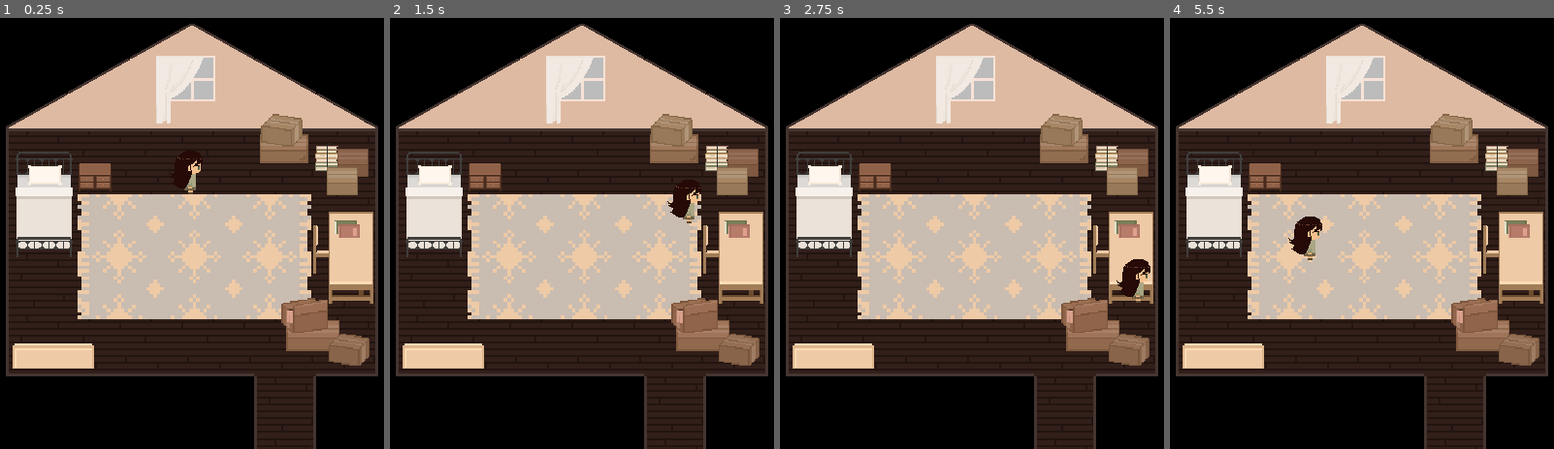
Above: before the commit, frames 1-4 (left to right).
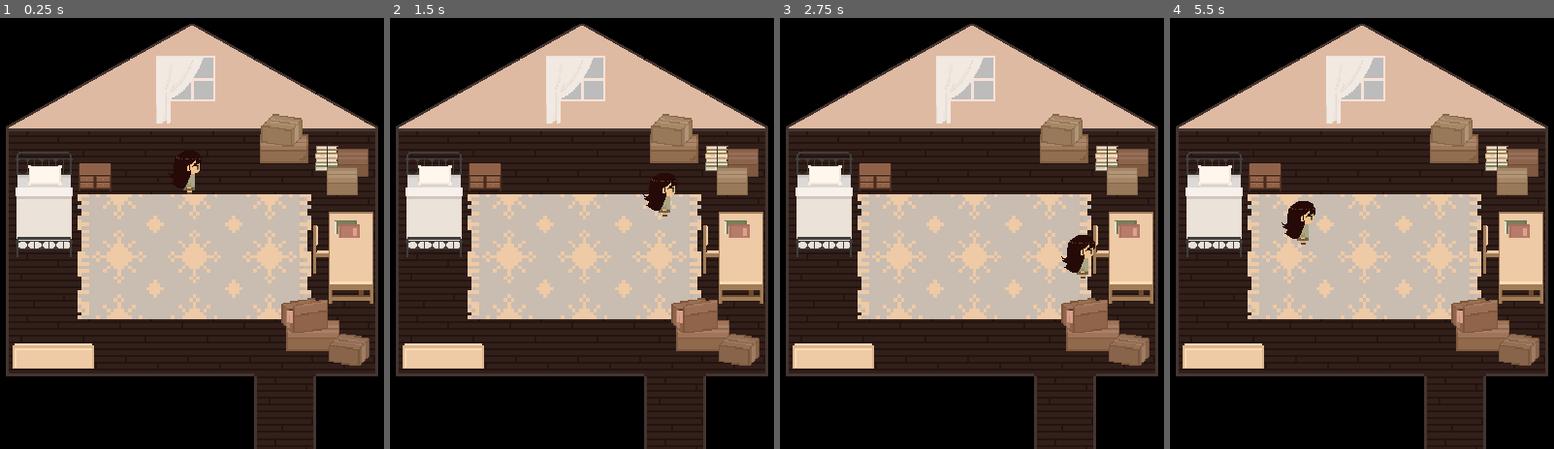
Above: after the commit, the same moments.

Repository: yashdhanore/Project_Attic_1.0
Game: Godot game, scene res://Stage1.tscn
The game is run twice, just before and just after one commit, with the same random seed, the same clock (stepped at 60 frames per second) and the same inputs.
Inputs:
- Up to frame 1 (0.25 s): no input
- Up to frame 2 (1.5 s): tap Enter at 0.5 s; hold Right (ui_right) 0.53-1.28 s; hold Down (ui_down) from 1.28 s (still down)
- Up to frame 3 (2.75 s): release Down (ui_down) at 2.03 s; hold Right (ui_right) from 2.03 s (still down)
- Up to frame 4 (5.5 s): tap Space at 2.75 s; release Right (ui_right) at 2.78 s; hold Up (ui_up) 2.78-3.53 s; hold Left (ui_left) 3.53-5.03 s; hold Down (ui_down) from 5.03 s (still down)

The runs differ from the first frame. In frame 1, less than 0.1% of the frame differs, in the area x 45-53%, y 32-41%; in frame 2, 0.7%; in frame 3, 1.0%, in the area x 73-97%, y 50-67%; in frame 4, 0.8%.

Commit message:
Added Collision

Diff:
--- a/Player/Player.gd
+++ b/Player/Player.gd
@@ -6,7 +6,7 @@
 const LEFT = Vector2(-1,0)
 const RIGHT = Vector2(1,0)
 var speed = 0
-const MAX_SPEED = 150
+const MAX_SPEED = 7000
 var velocity = Vector2()
 
 func _physics_process(delta):
@@ -29,4 +29,4 @@
 
 	velocity = speed * direction.normalized() * delta
 
-	move_and_collide(velocity)
+	move_and_slide(velocity)
--- a/Stage1.tscn
+++ b/Stage1.tscn
@@ -209,6 +209,27 @@
 } ]
 2/z_index = 0
 
+[sub_resource type="RectangleShape2D" id=13]
+extents = Vector2( 6.29065, 19.9977 )
+
+[sub_resource type="RectangleShape2D" id=14]
+extents = Vector2( 15.0103, 33.1452 )
+
+[sub_resource type="RectangleShape2D" id=15]
+extents = Vector2( 11.6443, 10 )
+
+[sub_resource type="RectangleShape2D" id=16]
+extents = Vector2( 11.3061, 10 )
+
+[sub_resource type="RectangleShape2D" id=17]
+extents = Vector2( 18.2228, 11.2374 )
+
+[sub_resource type="RectangleShape2D" id=18]
+extents = Vector2( 15.9724, 10 )
+
+[sub_resource type="RectangleShape2D" id=19]
+extents = Vector2( 14.9235, 12.7938 )
+
 [sub_resource type="SpriteFrames" id=11]
 animations = [ {
 "frames": [ ExtResource( 18 ), ExtResource( 19 ), ExtResource( 9 ) ],
@@ -221,30 +242,30 @@
 "name": "IdleFront",
 "speed": 0.0
 }, {
+"frames": [ ExtResource( 18 ) ],
+"loop": false,
+"name": "IdleBack",
+"speed": 0.0
+}, {
+"frames": [ ExtResource( 17 ), ExtResource( 14 ), ExtResource( 20 ) ],
+"loop": true,
+"name": "WalkLeft",
+"speed": 8.0
+}, {
+"frames": [ ExtResource( 12 ), ExtResource( 11 ), ExtResource( 13 ) ],
+"loop": true,
+"name": "WalkRight",
+"speed": 8.0
+}, {
+"frames": [ ExtResource( 15 ), ExtResource( 10 ), ExtResource( 16 ) ],
+"loop": true,
+"name": "WalkFront",
+"speed": 8.0
+}, {
 "frames": [ ExtResource( 12 ) ],
 "loop": false,
 "name": "IdleRight",
 "speed": 0.0
-}, {
-"frames": [ ExtResource( 15 ), ExtResource( 10 ), ExtResource( 16 ) ],
-"loop": true,
-"name": "WalkFront",
-"speed": 8.0
-}, {
-"frames": [ ExtResource( 12 ), ExtResource( 11 ), ExtResource( 13 ) ],
-"loop": true,
-"name": "WalkRight",
-"speed": 8.0
-}, {
-"frames": [ ExtResource( 18 ) ],
-"loop": false,
-"name": "IdleBack",
-"speed": 0.0
-}, {
-"frames": [ ExtResource( 17 ), ExtResource( 14 ), ExtResource( 20 ) ],
-"loop": true,
-"name": "WalkLeft",
-"speed": 8.0
 }, {
 "frames": [ ExtResource( 17 ) ],
 "loop": false,
@@ -253,8 +274,7 @@
 } ]
 
 [sub_resource type="CapsuleShape2D" id=12]
-radius = 16.8775
-height = 16.0
+height = 3.9361
 
 [node name="Stage 1" type="Control"]
 anchor_left = 0.5
@@ -307,17 +327,29 @@
 format = 1
 tile_data = PoolIntArray( 0, 0, 0, 1, 0, 0, 2, 0, 0, 3, 0, 0, 4, 0, 0, 5, 0, 0, 196608, 1, 0, 196609, 1, 0, 196610, 1, 0, 196611, 1, 0, 196613, 1, 0, 262148, 2, 0, 327684, 2, 0 )
 
-[node name="furniture for attic" type="Node2D" parent="."]
+[node name="furniture for attic" type="StaticBody2D" parent="."]
 
 [node name="bed" type="Sprite" parent="furniture for attic"]
 position = Vector2( 34.3861, 140.709 )
 scale = Vector2( 1.05024, 1.16659 )
 texture = ExtResource( 28 )
 
+[node name="StaticBody2D" type="StaticBody2D" parent="furniture for attic/bed"]
+
+[node name="CollisionPolygon2D" type="CollisionPolygon2D" parent="furniture for attic/bed/StaticBody2D"]
+position = Vector2( -1.52588e-05, -2.14301 )
+polygon = PoolVector2Array( -14.2555, -13.9594, -39.167, -53.358, 12.6028, -53.7483, 13.6728, 40.6513, 11.5328, 40.3302, 1.54639, 40.3302, -35.9027, 40.6513, -38.3993, 40.9724, -40.1826, 40.6513, -39.4693, -54.0694 )
+
 [node name="dresser" type="Sprite" parent="furniture for attic"]
 modulate = Color( 0.941176, 0.796078, 0.796078, 1 )
 position = Vector2( 38.4521, 133.268 )
 texture = ExtResource( 30 )
+
+[node name="StaticBody2D" type="StaticBody2D" parent="furniture for attic/dresser"]
+position = Vector2( 34.5, -29.5 )
+
+[node name="CollisionPolygon2D" type="CollisionPolygon2D" parent="furniture for attic/dresser/StaticBody2D"]
+polygon = PoolVector2Array( 10.2979, 11.232, 16.2979, 11.482, 16.2979, -14.018, -16.2021, -13.268, -15.7021, 15.732, 17.0479, 15.482, 16.2979, 11.232 )
 
 [node name="closet top" type="Sprite" parent="furniture for attic"]
 position = Vector2( 112.839, 339.96 )
@@ -325,6 +357,12 @@
 scale = Vector2( 1.6324, 1.86499 )
 texture = ExtResource( 26 )
 
+[node name="StaticBody2D" type="StaticBody2D" parent="furniture for attic/closet top"]
+position = Vector2( -29.2234, 45.8919 )
+
+[node name="CollisionPolygon2D" type="CollisionPolygon2D" parent="furniture for attic/closet top/StaticBody2D"]
+polygon = PoolVector2Array( 0.0810394, -10.6349, 6.09761, -23.4244, -9.54562, -23.2739, -9.20161, 20.6618, 6.26968, 20.8123, 5.9257, -23.1235 )
+
 [node name="mat" type="Sprite" parent="furniture for attic"]
 position = Vector2( -7.3773, 154.994 )
 scale = Vector2( 3.69391, 3.69391 )
@@ -335,6 +373,13 @@
 scale = Vector2( 1.24298, 1.31594 )
 texture = ExtResource( 21 )
 
+[node name="StaticBody2D" type="StaticBody2D" parent="furniture for attic/chair"]
+position = Vector2( -74.4168, -54.9547 )
+
+[node name="CollisionShape2D" type="CollisionShape2D" parent="furniture for attic/chair/StaticBody2D"]
+position = Vector2( 4.73557, -2.23653 )
+shape = SubResource( 13 )
+
 [node name="study table" type="Sprite" parent="furniture for attic"]
 position = Vector2( 423.032, 188.995 )
 scale = Vector2( 1.49684, 1.43294 )
@@ -349,6 +394,13 @@
 position = Vector2( -3.3916, -23.0556 )
 texture = ExtResource( 23 )
 
+[node name="StaticBody2D" type="StaticBody2D" parent="furniture for attic/study table"]
+position = Vector2( -57.4544, -4.88506 )
+
+[node name="CollisionShape2D" type="CollisionShape2D" parent="furniture for attic/study table/StaticBody2D"]
+position = Vector2( 0, 4.18719 )
+shape = SubResource( 14 )
+
 [node name="window" type="Sprite" parent="furniture for attic"]
 position = Vector2( 173.418, 2.45567 )
 scale = Vector2( 1.24552, 1.24552 )
@@ -365,6 +417,12 @@
 position = Vector2( 254.954, 8.67645 )
 scale = Vector2( 1.31888, 1.31888 )
 texture = ExtResource( 32 )
+
+[node name="StaticBody2D" type="StaticBody2D" parent="furniture for attic/boxes/nb stack"]
+position = Vector2( 44.1663, 58.1933 )
+
+[node name="CollisionPolygon2D" type="CollisionPolygon2D" parent="furniture for attic/boxes/nb stack/StaticBody2D"]
+polygon = PoolVector2Array( -11.1488, -11.3175, 7.42752, -11.128, 7.42752, 5.55286, -1.86066, 5.74241, -1.48154, 9.5335, -10.0115, 9.34395 )
 
 [node name="1" type="Sprite" parent="furniture for attic/boxes"]
 modulate = Color( 0.960784, 0.898039, 0.898039, 1 )
@@ -378,15 +436,35 @@
 scale = Vector2( 1.47832, 1.47832 )
 texture = ExtResource( 33 )
 
+[node name="StaticBody2D" type="StaticBody2D" parent="furniture for attic/boxes/2"]
+position = Vector2( 57.1595, 66.2915 )
+
+[node name="CollisionShape2D" type="CollisionShape2D" parent="furniture for attic/boxes/2/StaticBody2D"]
+position = Vector2( 1.01465, 1.01466 )
+shape = SubResource( 15 )
+
 [node name="3" type="Sprite" parent="furniture for attic/boxes"]
 position = Vector2( 242.286, 9.3224 )
 scale = Vector2( 1.47832, 1.47832 )
 texture = ExtResource( 33 )
 
+[node name="StaticBody2D" type="StaticBody2D" parent="furniture for attic/boxes/3"]
+position = Vector2( 56.483, 67.3061 )
+
+[node name="CollisionShape2D" type="CollisionShape2D" parent="furniture for attic/boxes/3/StaticBody2D"]
+position = Vector2( 2.02933, 0 )
+shape = SubResource( 16 )
+
 [node name="4" type="Sprite" parent="furniture for attic/boxes"]
 position = Vector2( 202.896, 6.00676 )
 scale = Vector2( 1.33371, 1.33371 )
 texture = ExtResource( 34 )
+
+[node name="StaticBody2D" type="StaticBody2D" parent="furniture for attic/boxes/4"]
+position = Vector2( 47.427, 45.423 )
+
+[node name="CollisionPolygon2D" type="CollisionPolygon2D" parent="furniture for attic/boxes/4/StaticBody2D"]
+polygon = PoolVector2Array( -10.7968, -10.5629, -16.2328, -10.7504, -6.67297, -19.9353, 14.5085, -16.5612, 15.0709, -4.37717, 19.0073, -4.93951, 19.757, 16.6169, -17.3575, 17.7416, -16.6077, -10.7504 )
 
 [node name="6" type="Sprite" parent="furniture for attic/boxes"]
 modulate = Color( 0.952941, 0.866667, 0.866667, 1 )
@@ -394,32 +472,54 @@
 scale = Vector2( 1.5191, 1.60854 )
 texture = ExtResource( 35 )
 
+[node name="StaticBody2D" type="StaticBody2D" parent="furniture for attic/boxes/6"]
+position = Vector2( 26.0977, 68.6781 )
+
+[node name="CollisionShape2D" type="CollisionShape2D" parent="furniture for attic/boxes/6/StaticBody2D"]
+position = Vector2( 0.586487, -1.38466 )
+shape = SubResource( 17 )
+
 [node name="5" type="Sprite" parent="furniture for attic/boxes"]
 modulate = Color( 0.937255, 0.827451, 0.827451, 1 )
 position = Vector2( 269.701, 161.169 )
 scale = Vector2( 1.49295, 1.44891 )
 texture = ExtResource( 36 )
 
+[node name="StaticBody2D" type="StaticBody2D" parent="furniture for attic/boxes/5"]
+position = Vector2( 14.3217, 58.4131 )
+
+[node name="CollisionShape2D" type="CollisionShape2D" parent="furniture for attic/boxes/5/StaticBody2D"]
+position = Vector2( -1.19348, 0.307434 )
+shape = SubResource( 18 )
+
 [node name="7" type="Sprite" parent="furniture for attic/boxes"]
 modulate = Color( 0.894118, 0.827451, 0.827451, 1 )
 position = Vector2( 272.307, 232.237 )
 scale = Vector2( 1.33371, 1.33371 )
 texture = ExtResource( 34 )
 
+[node name="StaticBody2D" type="StaticBody2D" parent="furniture for attic/boxes/7"]
+position = Vector2( 46.759, 37.7411 )
+
+[node name="CollisionShape2D" type="CollisionShape2D" parent="furniture for attic/boxes/7/StaticBody2D"]
+shape = SubResource( 19 )
+
 [node name="Player" type="KinematicBody2D" parent="."]
 position = Vector2( 173, 99 )
 script = ExtResource( 2 )
 
 [node name="AnimatedSprite" type="AnimatedSprite" parent="Player"]
-position = Vector2( -1.12372, 0 )
+position = Vector2( -1.65332, -0.353546 )
 frames = SubResource( 11 )
 animation = "IdleRight"
 
 [node name="CollisionShape2D" type="CollisionShape2D" parent="Player"]
-position = Vector2( -1, 1 )
+position = Vector2( -3.2475, 13.361 )
+rotation = 1.5708
 shape = SubResource( 12 )
 
 [node name="StaticBody2D2" type="StaticBody2D" parent="."]
+visible = false
 position = Vector2( -22.2057, 52.4549 )
 
 [node name="CollisionShape2D" type="CollisionShape2D" parent="StaticBody2D2"]
Not shown: 1 places in Stage1.tscn that only renumber resources
